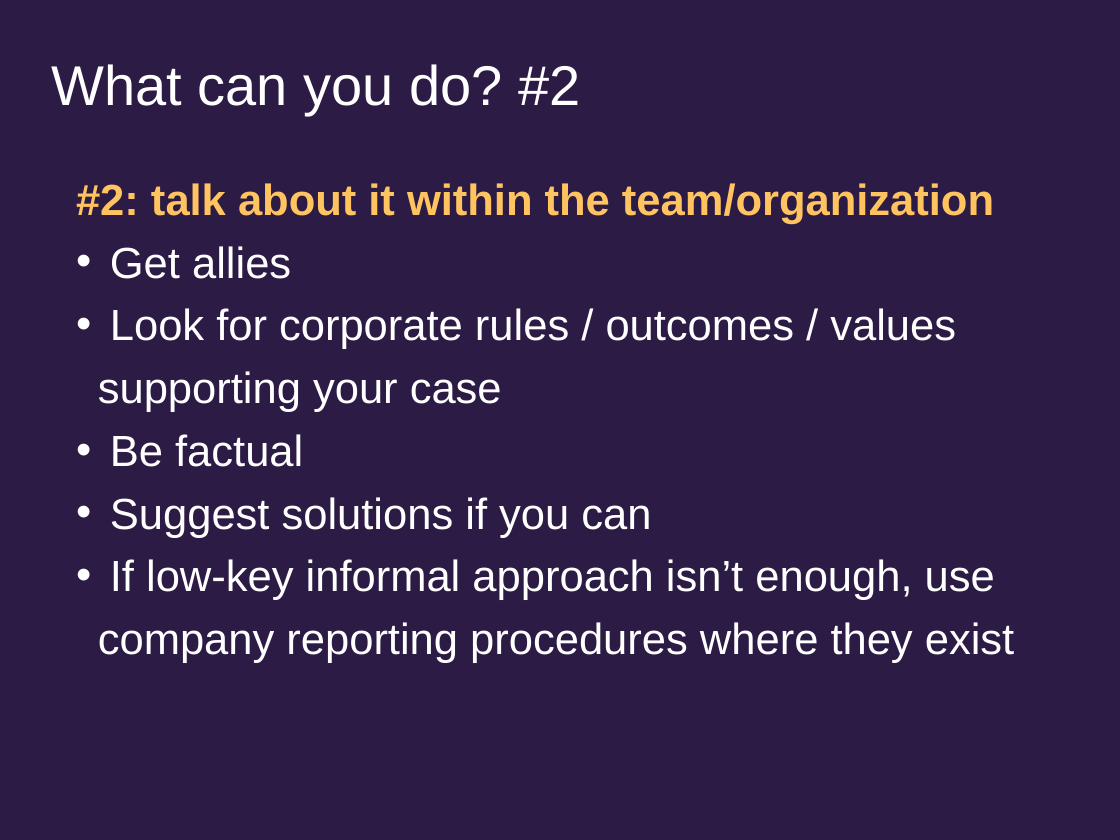
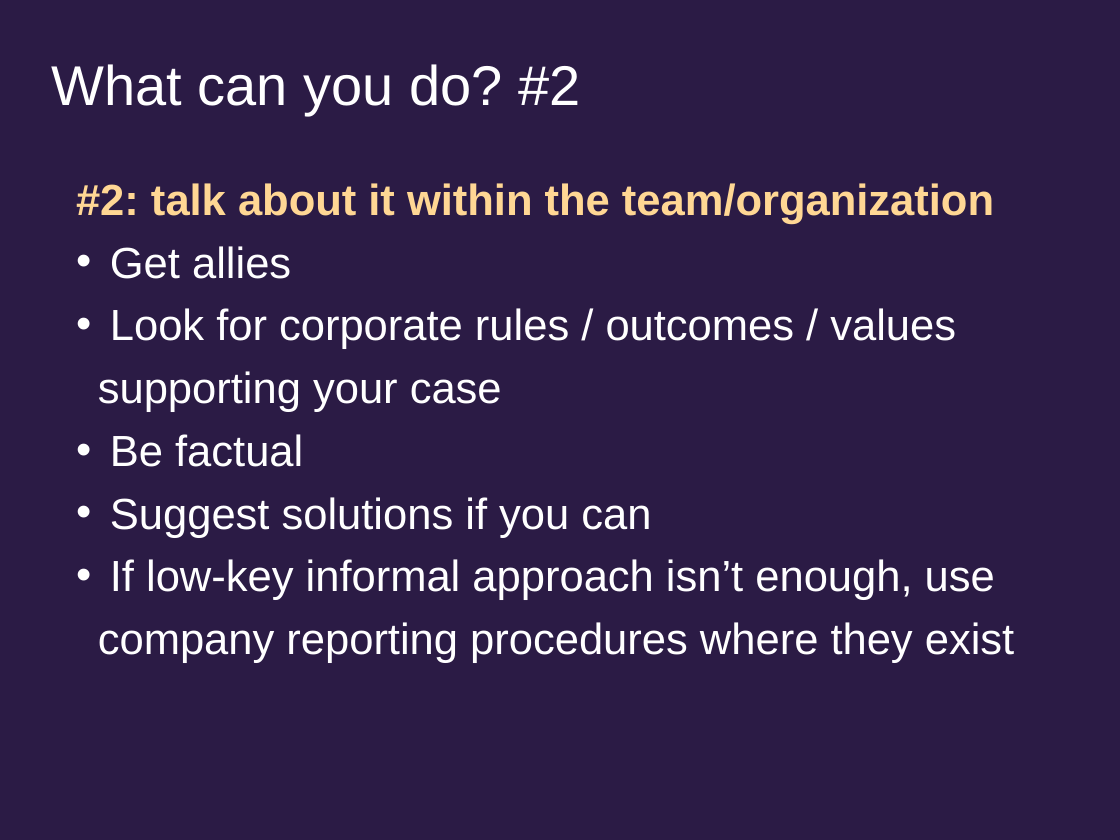
Before and after one commit to uob-COMSM0152/uob-COMSM0152, a slide deck: slide 23 of CDT privacy 2026.pptx (slide 21 before the commit). Drawn at 1120x840 pixels with LibreOffice and Linux fonts; fonts in the diff are those of the drawing. Boxes give left, top, right and bottom in pixels: in the first picture for what was removed or moved away, otherwise in the second. Text is boxed around its words. In the diff, an @@ line names an element or a change of style, - is before the commit and + after.

```diff
--- a/CDT privacy 2026.pptx
+++ b/CDT privacy 2026.pptx
@@ text at (76,183,994,224): text colour #FFC45F to #FFD794 in "#2: talk about it within the team/organization" @@
```
Also in this commit, not shown: 10 other slides changed, 3 slides added, 4 slides removed.
